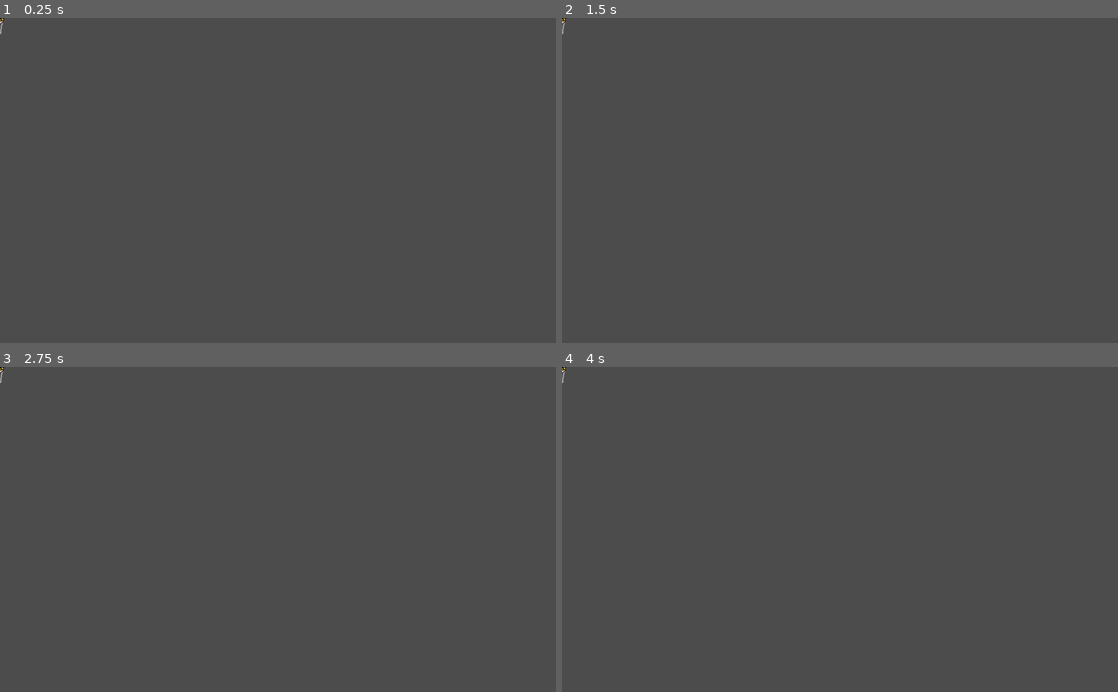
Above: before the commit, frames 1-4 (two rows, left to right).
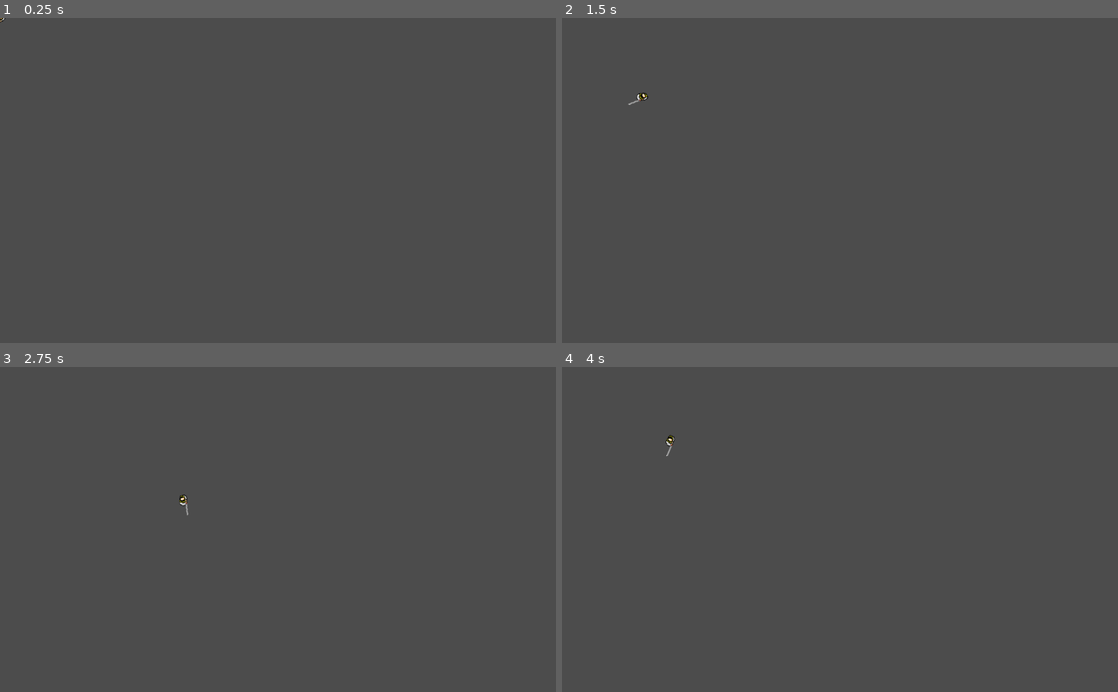
Above: after the commit, the same moments.

Repository: Timon-duToit/fug
Game: Godot game, scene res://Player/Player.tscn
Same seed, same stepped clock (60 frames per second), same inputs: the game is played once before the commit and once after it. This scene is started directly instead of the project's main scene. The engine's default icon, where the game draws it, is replaced by a stand-in: a white triangle on a blue panel in a dark square.
Inputs (mouse positions are in pixels of both pictures, inside the frame that each line leads up to):
- Up to frame 1 (0.25 s): no input
- Up to frame 2 (1.5 s): tap Enter at 0.5 s; move the mouse to (962, 164) at 0.52 s; press the mouse at (962, 164) at 0.53 s; hold D (right) 0.53-1.28 s; tap Shift (dash) at 0.8, 1.35 s; tap Space at 1.25 s; move the mouse to (728, 196) at 1.27 s; release the mouse at (728, 196) at 1.28 s; hold S (down) from 1.28 s (still down)
- Up to frame 3 (2.75 s): click (166, 545) at 1.55 s; move the mouse to (333, 458) at 2.02 s; release S (down) at 2.03 s; hold D (right) from 2.03 s (still down); hold Right mouse button (alt_attack) from 2.03 s (still down); tap Shift (dash) at 2.3 s
- Up to frame 4 (4 s): tap Enter at 2.75 s; move the mouse to (812, 594) at 2.77 s; release D (right) at 2.78 s; release Right mouse button (alt_attack) at 2.78 s; hold W (up) 2.78-3.53 s; click (812, 594) at 2.85 s; move the mouse to (1006, 578) at 3.52 s; hold A (left) from 3.53 s (still down); hold Shift (dash) from 3.53 s (still down)

The runs differ from the first frame. In frame 1, less than 0.1% of the frame differs, in the area x 0-1%, y 0-5%; in frame 2, less than 0.1%, in the area x 0-16%, y 0-27%; in frame 3, less than 0.1%; in frame 4, less than 0.1%.
Error before the commit: Invalid get index 'speed' (on base: 'KinematicBody2D (Player.gd)'). (res://Player/States/Default.gd:23)

Commit message:
Reworked grappling

Diff:
--- a/fug/BaseScripts/Actor.gd
+++ b/fug/BaseScripts/Actor.gd
@@ -2,20 +2,32 @@
 
 class_name Actor
 
+signal death
+
 export var max_hp : int = 100
 
 var _hp : int = max_hp
+
+# This will get restored by _set_normal_physics()
+onready var _default_collision_layer := collision_layer
+onready var _default_collision_mask := collision_mask
 
 func hit(damage : int) -> void:
 	_hp = max(0, _hp - damage)
 	if _hp == 0:
 		die()
 
-func die() -> void:
+func burn(damage : int) -> void:
 	pass
 
-func shoved(impulse : Vector2) -> void:
-	pass
+func die() -> void:
+	emit_signal("death")
+	collision_layer = 0
+	collision_mask = 0
+
+func get_shoved(impulse : Vector2) -> void:
+	_set_grappled_physics()
+	die()
 
 func be_shield() -> void:
 	pass
@@ -25,7 +37,18 @@
 
 func be_grappled() -> bool:
 	# returns true if the grapple has succeeded
-	return false
+	_set_grappled_physics()
+	return true
 
-func burn(damage : int) -> void:
-	pass
+func be_ungrappled() -> void:
+	_set_normal_physics()
+
+func _set_grappled_physics() -> void:
+	# don't collider with player
+	set_collision_layer_bit(1, false)
+	# move to player layer
+	collision_layer = 2
+
+func _set_normal_physics() -> void:
+	collision_layer = _default_collision_layer
+	collision_mask = _default_collision_mask
--- a/fug/Objects/Box.gd
+++ b/fug/Objects/Box.gd
@@ -4,5 +4,8 @@
 onready var _collider := $Collider
 
 func die() -> void:
-	_animator.playe("Death")
-	_collider.set_deferred("disabled", true)
+	.die()
+	_animator.play("Death")
+
+func shoved(impulse : Vector2) -> void:
+	die()
--- a/fug/Player/Player.gd
+++ b/fug/Player/Player.gd
@@ -7,7 +7,7 @@
 onready var sword := $Body/Sword
 onready var animator := $Body/Animator
 onready var grappling_hook : GrapplingHook = $GrapplingHook
-onready var movement_controller := $PlayerMovementController
+onready var movement_controller : PlayerDefaultMC = $PlayerMovementController
 
 onready var _collider := $CollisionShape2D
 
--- a/fug/Player/Player.tscn
+++ b/fug/Player/Player.tscn
@@ -12,6 +12,7 @@
 [ext_resource path="res://Player/Assets/sprPBackBlunt_strip5.png" type="Texture" id=10]
 [ext_resource path="res://Player/Assets/sprPKneel_strip5.png" type="Texture" id=11]
 [ext_resource path="res://Player/States/Shove.gd" type="Script" id=12]
+[ext_resource path="res://Player/DashCurve.tres" type="Curve" id=13]
 [ext_resource path="res://Player/Assets/sprPSwordKill_strip16.png" type="Texture" id=14]
 [ext_resource path="res://Player/States/Limbo.gd" type="Script" id=15]
 [ext_resource path="res://Player/States/Grab.gd" type="Script" id=16]
@@ -264,6 +265,7 @@
 
 [node name="Player" type="KinematicBody2D"]
 collision_layer = 2
+collision_mask = 5
 script = ExtResource( 1 )
 
 [node name="CollisionShape2D" type="CollisionShape2D" parent="."]
@@ -287,6 +289,7 @@
 
 [node name="SMGrapplingHook" type="Node" parent="."]
 script = ExtResource( 5 )
+DEBUG = true
 
 [node name="Default" type="Node" parent="SMGrapplingHook"]
 script = ExtResource( 6 )
@@ -332,3 +335,4 @@
 
 [node name="PlayerMovementController" type="Node" parent="."]
 script = ExtResource( 21 )
+dash_curve = ExtResource( 13 )
--- a/fug/Player/PlayerMovementController.gd
+++ b/fug/Player/PlayerMovementController.gd
@@ -6,7 +6,7 @@
 
 export var speed : float = 150
 export var acceleration : float = 20
-export var dash_timeout : float = 1
+export var dash_timeout : float = 0.5
 export var body_rotate_acceleration : float = 20
 
 export var dash_dist : float = 120
@@ -66,6 +66,9 @@
 func run_direction(direction : Vector2) -> void:
 	movement_target = direction.normalized() * speed
 
+func get_speed() -> float:
+	return _movement.length()
+
 func stop() -> void:
 	change_state(IDLE)
 
@@ -79,10 +82,10 @@
 func can_dash_get() -> bool:
 	return _dash_timeout <= 0
 
-func dash(_direction : Vector2, time := dash_time, distance := dash_dist) -> void:
+func dash(_direction : Vector2, time := dash_time, dist_multiplier : float = 1) -> void:
 	_dash_direction = _direction
 	_dash_time = time
 	_dash_curve_position = 0
 	_dash_timeout = dash_timeout
-	_dash_dist = distance
+	_dash_dist = dash_dist * dist_multiplier
 	change_state(DASHING)
--- a/fug/Player/States/Dash.gd
+++ b/fug/Player/States/Dash.gd
@@ -16,17 +16,17 @@
 	if Input.is_action_pressed("left"):
 		_direction += Vector2.LEFT
 	_direction = _direction.normalized()
-	player.dash(_direction)
-	player.connect("state_change", self, "on_Player_state_change")
+	player.movement_controller.dash(_direction)
+	player.movement_controller.connect("state_change", self, "on_Player_state_change")
 
 func leave() -> void:
 	.leave()
-	player.disconnect("state_change", self, "on_Player_state_change")
+	player.movement_controller.disconnect("state_change", self, "on_Player_state_change")
 
 func unhandled_input(event : InputEvent) -> void:
 	if event.is_action_pressed("attack"):
 		controller.change_to("Shove")
 
 func on_Player_state_change(new_state) -> void:
-	if new_state != Player.DASHING:
+	if new_state != PlayerDefaultMC.DASHING:
 		controller.change_to("Default")
--- a/fug/Player/States/Default.gd
+++ b/fug/Player/States/Default.gd
@@ -4,7 +4,7 @@
 
 func process(delta : float) -> void:
 	.process(delta)
-	if player._movement.length() > 5:
+	if player.movement_controller.get_speed() > 5:
 		player.play_animation("Walking")
 	else:
 		player.play_animation("Idle")
@@ -12,7 +12,7 @@
 func unhandled_input(event : InputEvent) -> void:
 	if event.is_action_pressed("attack"):
 		controller.change_to("Melee")
-	elif event.is_action_pressed("dash") && player.can_dash:
+	elif event.is_action_pressed("dash") && player.movement_controller.can_dash:
 		controller.change_to("Dash")
 	elif event.is_action_pressed("alt_attack"):
 		controller.change_to("Grab")
--- a/fug/Player/States/Grab.gd
+++ b/fug/Player/States/Grab.gd
@@ -21,13 +21,13 @@
 func process(delta : float) -> void:
 	.process(delta)
 	if _is_attacking : return
-	if player._movement.length() > 5:
+	if player.movement_controller.speed > 5:
 		player.play_animation("Walking")
 	else:
 		player.play_animation("Idle")
 
 func _on_GrapplingHook_done() -> void:
-	if player.grappling_hook.has_body():
+	if player.grappling_hook.has_actor:
 		controller.change_to("Shield")
 	else:
 		controller.change_to("Default")
--- a/fug/Player/States/Mace.gd
+++ b/fug/Player/States/Mace.gd
@@ -20,7 +20,7 @@
 func process(delta : float) -> void:
 	.process(delta)
 	if _is_attacking : return
-	if player._movement.length() > 5:
+	if player.movement_controller.get_speed() > 5:
 		player.play_animation("Walking")
 	else:
 		player.play_animation("Idle")
--- a/fug/Player/States/Melee.gd
+++ b/fug/Player/States/Melee.gd
@@ -18,7 +18,7 @@
 func unhandled_input(event : InputEvent) -> void:
 	# TODO: check some global dash timeout
 	# you can also dash if the attack began in limbo
-	var can_dash = player.can_dash || controller.last_state == "Limbo"
+	var can_dash = player.movement_controller.can_dash || controller.last_state == "Limbo"
 	if event.is_action_pressed("dash") && can_dash:
 		controller.change_to("Shove")
 
--- a/fug/Player/States/MoveState.gd
+++ b/fug/Player/States/MoveState.gd
@@ -20,6 +20,5 @@
 		_movement_target += Vector2.RIGHT
 	if Input.is_action_pressed("left"):
 		_movement_target += Vector2.LEFT
-	_movement_target = _movement_target.normalized() * player.speed
-	player.movement_target = _movement_target
-	player.body_look_at(player.get_global_mouse_position())
+	player.movement_controller.run_direction(_movement_target)
+	player.movement_controller.body_look_at(player.get_global_mouse_position())
--- a/fug/Player/States/Shield.gd
+++ b/fug/Player/States/Shield.gd
@@ -6,7 +6,7 @@
 	.enter(controller_)
 	player.grappling_hook.connect("drop_body", self, "_on_GrapplingHook_drop_body")
 	# HACK: No idea why I need this:
-	if not player.grappling_hook.has_body():
+	if not player.grappling_hook.has_actor:
 		controller.change_to("Default")
 
 func leave() -> void:
@@ -15,11 +15,10 @@
 
 func unhandled_input(event : InputEvent) -> void:
 	if event.is_action_pressed("attack"):
-		var body := player.grappling_hook._grappled_body
-		if body:
-			player.grappling_hook.drop_body()
-			if body.has_method("get_shoved"):
-				body.get_shoved(player.get_global_mouse_position() - body.global_position, shove_strength)
+		var grappled_actor := player.grappling_hook.grappled_actor
+		if grappled_actor:
+			player.grappling_hook.drop_actor()
+			grappled_actor.get_shoved((player.get_global_mouse_position() - grappled_actor.global_position).normalized() * shove_strength)
 	elif event.is_action_pressed("alt_attack"):
 		controller.change_to("Mace")
 
--- a/fug/Player/States/Shove.gd
+++ b/fug/Player/States/Shove.gd
@@ -16,37 +16,26 @@
 	player.sword.shove()
 	.enter(controller_)
 	player.play_animation("Shove")
-#	var direction := Vector2()
-#	if Input.is_action_pressed("up"):
-#		direction += Vector2.UP
-#	if Input.is_action_pressed("down"):
-#		direction += Vector2.DOWN
-#	if Input.is_action_pressed("right"):
-#		direction += Vector2.RIGHT
-#	if Input.is_action_pressed("left"):
-#		direction += Vector2.LEFT
-#	direction = direction.normalized()
-
 	var direction := (player.get_global_mouse_position() - player.global_position).normalized()
 
 	if controller.last_state == "Dash" or controller.last_state == "Limbo":
-		player.dash(direction, dash_time, dash_chain_multiplier * player.dash_dist)
+		player.movement_controller.dash(direction, dash_time, dash_chain_multiplier)
 	else:
-		player.dash(direction, dash_time)
-	player.body_target = direction
-	player.connect("state_change", self, "on_Player_state_change")
+		player.movement_controller.dash(direction, dash_time)
+	player.movement_controller.body_target = direction
+	player.movement_controller.connect("state_change", self, "on_Player_state_change")
 
 func leave() -> void:
 	.leave()
 	# disconnect before changing player state
-	player.disconnect("state_change", self, "on_Player_state_change")
-	player.change_state(Player.MOVING)
+	player.movement_controller.disconnect("state_change", self, "on_Player_state_change")
+	player.movement_controller.change_state(PlayerDefaultMC.MOVING)
 	player.sword.stop_attack()
 	player.sword.disconnect("hit", self, "_on_Sword_hit")
 
 func on_Player_state_change(new_state) -> void:
 	# player has ended the dash himself
-	if new_state != Player.DASHING:
+	if new_state != PlayerDefaultMC.DASHING:
 		controller.change_to("Default")
 
 func _on_Sword_hit(body : Mob):
--- a/fug/Player/Weapons/GrapplingHook/Attacking.gd
+++ b/fug/Player/Weapons/GrapplingHook/Attacking.gd
@@ -34,9 +34,9 @@
 	# return done_attacking
 
 func on_Parent_body_entered(body: Node) -> void:
-	if body.has_method("get_grappled"):
-		body.get_grappled()
-		grappling_hook.grab_body(body)
+	if body is Actor:
+		body.be_grappled()
+		grappling_hook.grab_actor(body)
 	controller.change_to("Retracting")
 
 # TODO: move to some sort of common state with Mace
--- a/fug/Player/Weapons/GrapplingHook/GrapplingHook.gd
+++ b/fug/Player/Weapons/GrapplingHook/GrapplingHook.gd
@@ -10,14 +10,14 @@
 onready var line : Line2D = $Line2D
 onready var _state_machine : StateMachine = $StateMachine
 
-var _grappled_body : Node
+var _grappled_actor : Actor
 var _previous_body_parent : Node
-var _previous_collision_mask : int
-var _previous_collision_layer : int
 
 # this is used rather then checking _grappled_body so that it updates instantly on drop_body() and not on
 # the deferred call
-var _has_body := false
+var grappled_actor : Actor setget , get_grappled_actor
+var has_actor : bool setget , get_has_actor
+var _has_actor := false
 
 func set_collider_disabled(value : bool) -> void:
 	collider.set_deferred("disabled", value)
@@ -30,53 +30,52 @@
 
 func _on_Body_death() -> void:
 	# drop body and if shielding change state
-	if has_body():
-		drop_body()
+	if _has_actor:
+		drop_actor()
 	if _state_machine.state.name == "Shield":
 		_state_machine.change_to("Idle")
 
-func grab_body(body : Node) -> void:
-	_has_body = true
-	call_deferred("_grab_body", body)
-	if body.has_signal("death"):
-		body.connect("death", self, "_on_Body_death")
+func grab_actor(actor : Actor) -> void:
+	assert(actor)
+	_grappled_actor = actor
+	_has_actor = true
+	call_deferred("_grab_body", actor)
+	actor.connect("death", self, "_on_Body_death")
 
-func _grab_body(body : Node) -> void:
-	# HACK: clean this up
-	var glob_pos = body.global_position
-	var glob_rot = body.global_rotation
-	_grappled_body = body
-	_previous_body_parent = body.get_parent()
-	_previous_body_parent.remove_child(body)
-	collider.add_child(body)
-	body.global_position = glob_pos
-	body.global_rotation = glob_rot
-
-func drop_body() -> void:
-	_has_body = false
-	call_deferred("_drop_body")
-	if _grappled_body.has_signal("death"):
-		_grappled_body.disconnect("death", self, "_on_Body_death")
+func drop_actor() -> void:
+	_has_actor = false
+	call_deferred("_drop_body", _grappled_actor)
+	_grappled_actor.disconnect("death", self, "_on_Body_death")
+	_grappled_actor.be_ungrappled()
+	_grappled_actor = null
 	emit_signal("drop_body")
 
-func _drop_body() -> void:
-	# changing the parents will call all collisions
-	if not _grappled_body: return
+func _grab_body(actor : Actor) -> void:
 	# HACK: clean this up
+	var glob_pos = actor.global_position
+	var glob_rot = actor.global_rotation
+	_previous_body_parent = actor.get_parent()
+	_previous_body_parent.remove_child(actor)
+	collider.add_child(actor)
+	actor.global_position = glob_pos
+	actor.global_rotation = glob_rot
 
-	# this makes check if this has grappled somthing return false in case collisons are triggered when dropping
-	# the body
-	var grappled_body := _grappled_body
-	_grappled_body = null
-
-	var glob_pos = grappled_body.global_position
-	var glob_rot = grappled_body.global_rotation
-	grappled_body.get_parent().remove_child(grappled_body)
-	_previous_body_parent.add_child(grappled_body)
-	grappled_body.global_position = glob_pos
-	grappled_body.global_rotation = glob_rot
+func _drop_body(actor : Actor) -> void:
+	var glob_pos = actor.global_position
+	var glob_rot = actor.global_rotation
+	actor.get_parent().remove_child(actor)
+	_previous_body_parent.add_child(actor)
+	actor.global_position = glob_pos
+	actor.global_rotation = glob_rot
+	actor.global_rotation = glob_rot
 	_previous_body_parent = null
 
+func get_has_actor() -> bool:
+	return _has_actor
 
-func has_body() -> bool:
-	return _has_body
+func get_grappled_actor() -> Actor:
+	if _has_actor:
+		return _grappled_actor
+	else:
+		# We still have a reference to the actor but it will get dropped asap
+		return null
--- a/fug/Player/Weapons/GrapplingHook/Macing.gd
+++ b/fug/Player/Weapons/GrapplingHook/Macing.gd
@@ -19,13 +19,13 @@
 	_target_position = grappling_hook.get_global_mouse_position()
 	_enforce_max_range()
 
-	if grappling_hook._grappled_body && grappling_hook._grappled_body.has_method("start_mace"):
-		grappling_hook._grappled_body.start_mace()
+	if grappling_hook.has_actor:
+		grappling_hook.grappled_actor.be_weapon()
 
 func leave() -> void:
 	.leave()
-	if grappling_hook._grappled_body && grappling_hook._grappled_body.has_method("stop_mace"):
-		grappling_hook._grappled_body.stop_mace()
+	if grappling_hook.has_actor:
+		grappling_hook.grappled_actor.be_grappled()
 
 func physics_process(delta : float) -> void:
 	var done := _distance_animation.update(delta)
@@ -43,7 +43,7 @@
 
 	if done:
 		grappling_hook.emit_signal("done")
-		if grappling_hook.has_body():
+		if grappling_hook.has_actor:
 			controller.change_to("Shield")
 		else:
 			controller.change_to("Idle")
--- a/fug/Player/Weapons/GrapplingHook/Retracting.gd
+++ b/fug/Player/Weapons/GrapplingHook/Retracting.gd
@@ -7,17 +7,12 @@
 export var nominated_retract_dist : float = 100
 
 var _target_position : Vector2
-var _body_relative_start_position : Vector2
 
 onready var _retract_animation : AnimatedCurve
 
 func enter(controller_ : StateMachine) -> void:
 	.enter(controller_)
 	_target_position = grappling_hook.collider.global_position
-
-	# HACK: this might not get called
-	if grappling_hook._grappled_body:
-		_body_relative_start_position = grappling_hook._grappled_body.position
 	var _retract_time = retract_time * (_target_position - grappling_hook.global_position).length() / nominated_retract_dist
 	_retract_time = max(min_retract_time, _retract_time)
 	_retract_animation = AnimatedCurve.new(retract_curve, _retract_time)
@@ -35,18 +30,19 @@
 	grappling_hook.collider.position = Vector2.RIGHT * hook_to_target.length() * normalized_position + grappling_hook.idle_position.position
 	grappling_hook.rotation = hook_to_target.angle()
 
-	if grappling_hook._grappled_body:
-		grappling_hook._grappled_body.position = _body_relative_start_position * _retract_animation.value
+	var ga = grappling_hook.grappled_actor
+	if ga:
+		# move actor closer to grappling center
+		ga.position = ga.position.linear_interpolate(Vector2.ZERO, 20 * delta)
 
 	if done:
 		grappling_hook.emit_signal("done")
-		if grappling_hook.has_body():
+		if grappling_hook.has_actor:
 			controller.change_to("Shield")
 		else:
 			controller.change_to("Idle")
 
 func on_Parent_body_entered(body: Node) -> void:
-	if grappling_hook.has_body(): return
-	if body.has_method("get_grappled"):
-		body.get_grappled()
-		grappling_hook.grab_body(body)
+	if grappling_hook.has_actor: return
+	if body is Actor:
+		grappling_hook.grab_actor(body)
--- a/fug/Scenes/Main.tscn
+++ b/fug/Scenes/Main.tscn
@@ -35,7 +35,6 @@
 script = ExtResource( 5 )
 
 [node name="Player" parent="." instance=ExtResource( 2 )]
-collision_mask = 5
 
 [node name="CameraFollower" parent="Player" instance=ExtResource( 3 )]
 
@@ -174,6 +173,8 @@
 
 [node name="MobNew" parent="." instance=ExtResource( 11 )]
 position = Vector2( 36.9707, -40.0516 )
+collision_layer = 1
+collision_mask = 0
 
 [editable path="Spawnpoints/Spawnpoint"]
 
--- a/fug/project.godot
+++ b/fug/project.godot
@@ -176,10 +176,9 @@
 
 [layer_names]
 
-2d_physics/layer_1="Objects"
+2d_physics/layer_1="Actors"
 2d_physics/layer_2="Player"
-2d_physics/layer_3="Enemies"
-2d_physics/layer_5="Only CE"
+2d_physics/layer_3="Walls"
 
 [rendering]
 
Not shown: 1 places in fug/Player/Player.tscn that only renumber resources
Not shown, changed: notes.org
